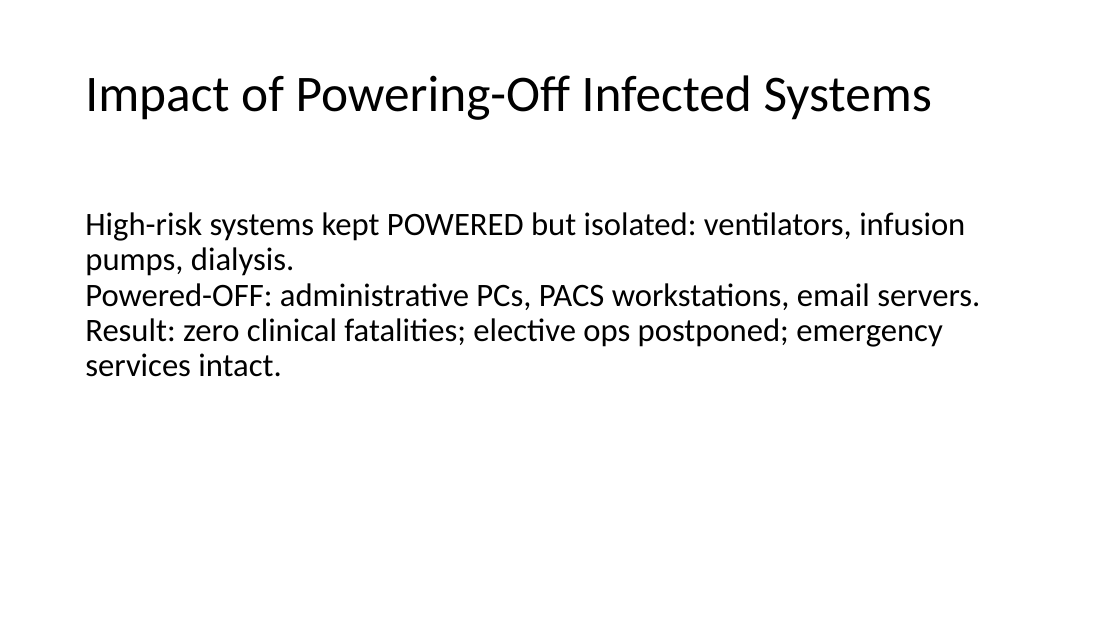
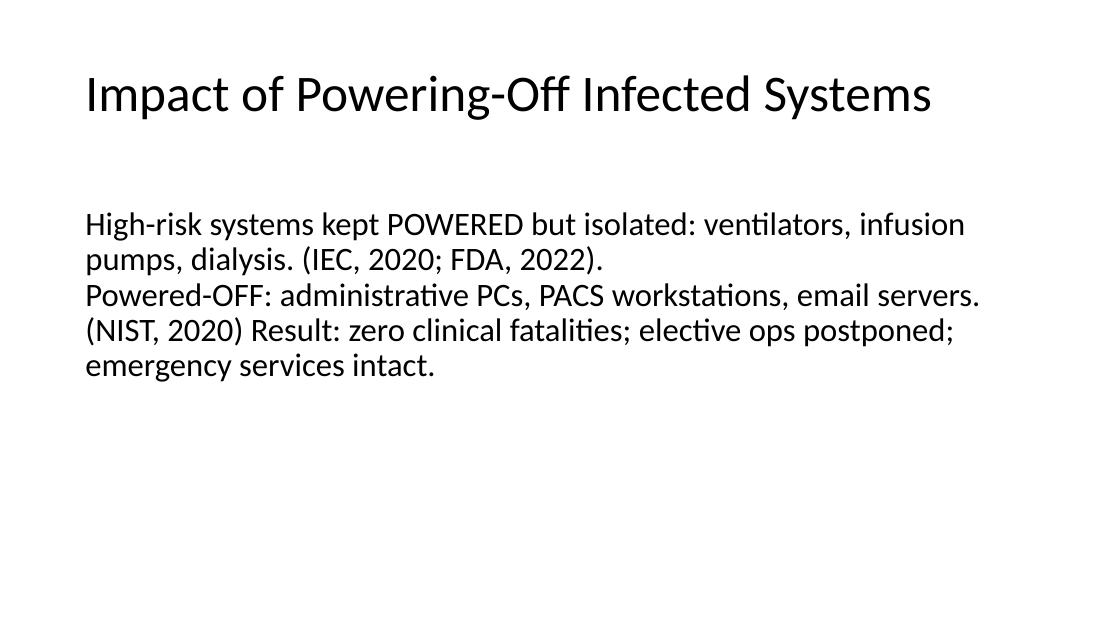
Before and after one commit to lebohangrantsane5-wq/coffee-ordering-prototype, a slide deck: slide 3 of Presentation1 ransomeware crisis.pptx. Drawn at 1120x630 pixels with LibreOffice and Linux fonts; fonts in the diff are those of the drawing. Boxes give left, top, right and bottom in pixels: in the first picture for what was removed or moved away, otherwise in the second. Text is boxed around its words. In the diff, an @@ line names an element or a change of style, - is before the commit and + after.

```diff
--- a/Presentation1 ransomeware crisis.pptx
+++ b/Presentation1 ransomeware crisis.pptx
@@ text at <box>85,212,980,382</box>: text changed @@
-High-risk systems kept POWERED but isolated: ventilators, infusion pumps, dialysis.
-Powered-OFF: administrative PCs, PACS workstations, email servers.
-Result: zero clinical fatalities; elective ops postponed; emergency services intact.
+High-risk systems kept POWERED but isolated: ventilators, infusion pumps, dialysis. (IEC, 2020; FDA, 2022).
+Powered-OFF: administrative PCs, PACS workstations, email servers. (NIST, 2020) Result: zero clinical fatalities; elective ops postponed; emergency services intact.
```
Also in this commit, not shown: 4 other slides changed, 1 slide added.
